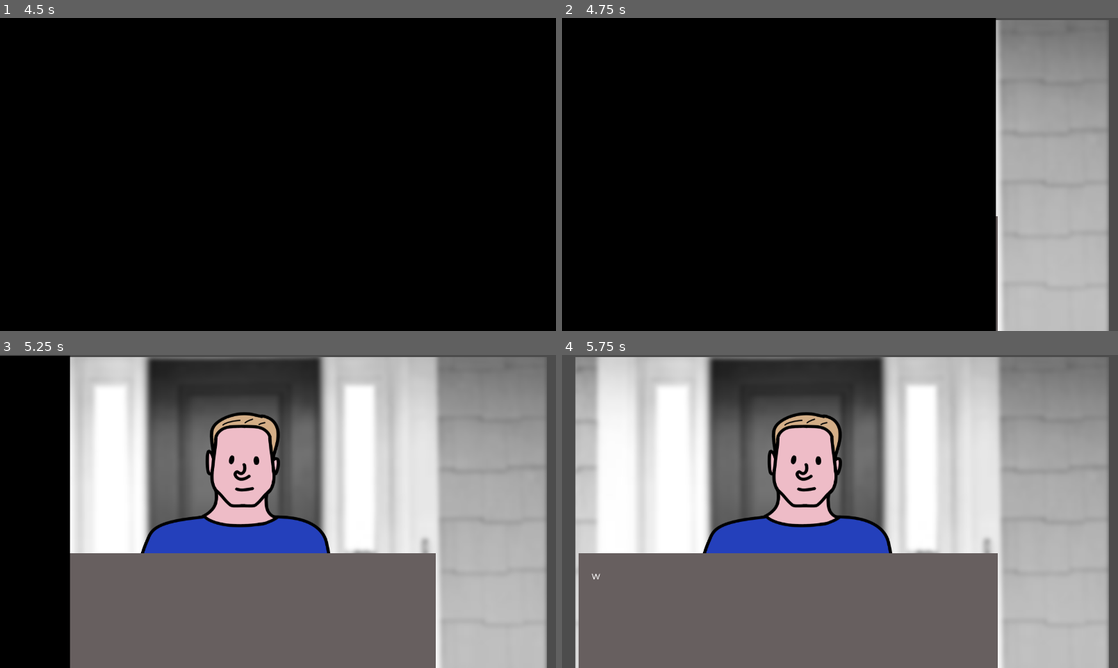
Above: before the commit, frames 1-4 (two rows, left to right).
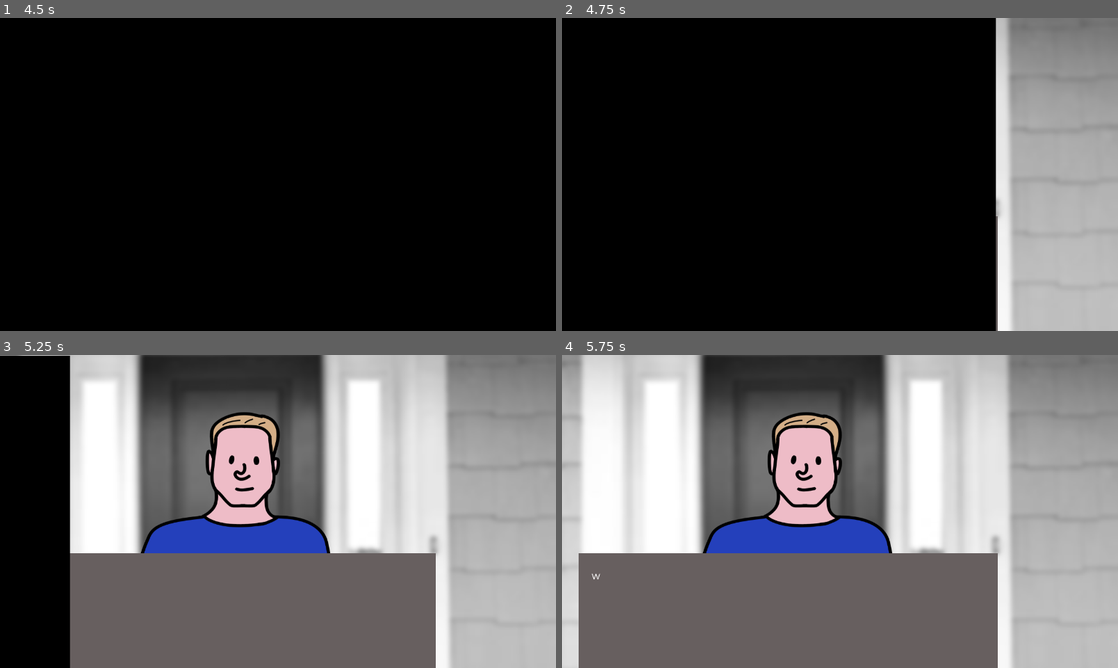
Above: after the commit, the same moments.

Repository: Feketelo/DycerLyfe-International-RenPy-
Game: Godot game, scene res://DycerLyfe.tscn
The game is run twice, just before and just after one commit, with the same random seed, the same clock (stepped at 60 frames per second) and the same inputs.
Inputs:
- Up to frame 1 (4.5 s): click "Start Game" at 0.5 s; tap Enter (ui_accept) at 1.25, 1.52, 2, 2.27, 2.75, 3.5, 3.77, 4.25 s
- Up to frame 2 (4.75 s): tap Enter (ui_accept) at 4.52 s
- Up to frame 3 (5.25 s): no input
- Up to frame 4 (5.75 s): tap Enter (ui_accept) at 5.27 s

Frame 1 is identical in both runs. In frame 2, 3.9% of the frame differs, in the area x 78-100%, y 0-100%; in frame 3, 8.5%; in frame 4, 14%, in the area x 0-100%, y 0-100%.

Commit message:
adjust background

Diff:
--- a/DycerLyfe.tscn
+++ b/DycerLyfe.tscn
@@ -150,8 +150,8 @@
 [node name="DycerLyfe" type="Node2D"]
 
 [node name="Background" type="Sprite" parent="."]
-position = Vector2( 645, 367 )
-scale = Vector2( 0.67, 0.67 )
+position = Vector2( 644, 360.9 )
+scale = Vector2( 0.711014, 0.681296 )
 texture = ExtResource( 1 )
 
 [node name="Humanoutline" type="Sprite" parent="." groups=["customers"]]
